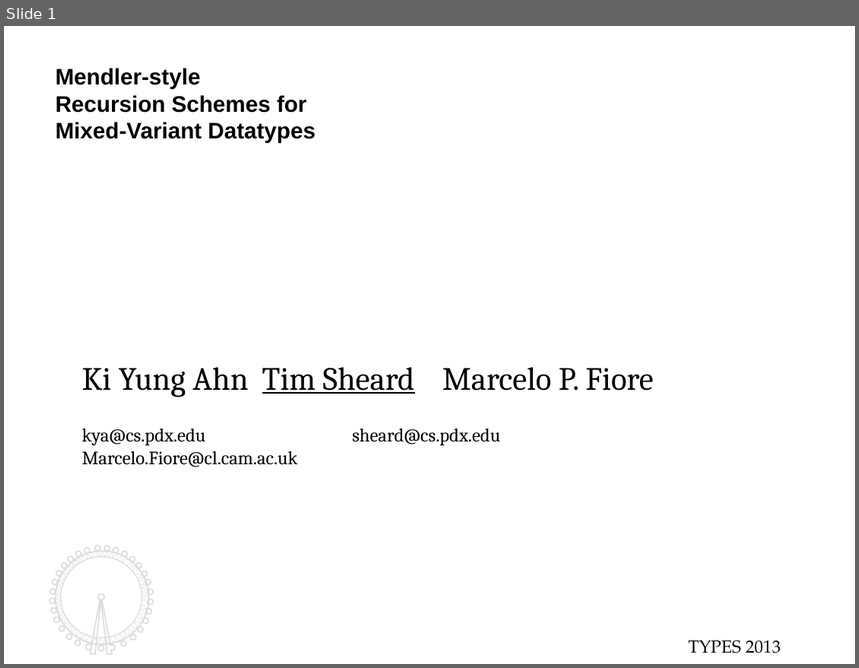
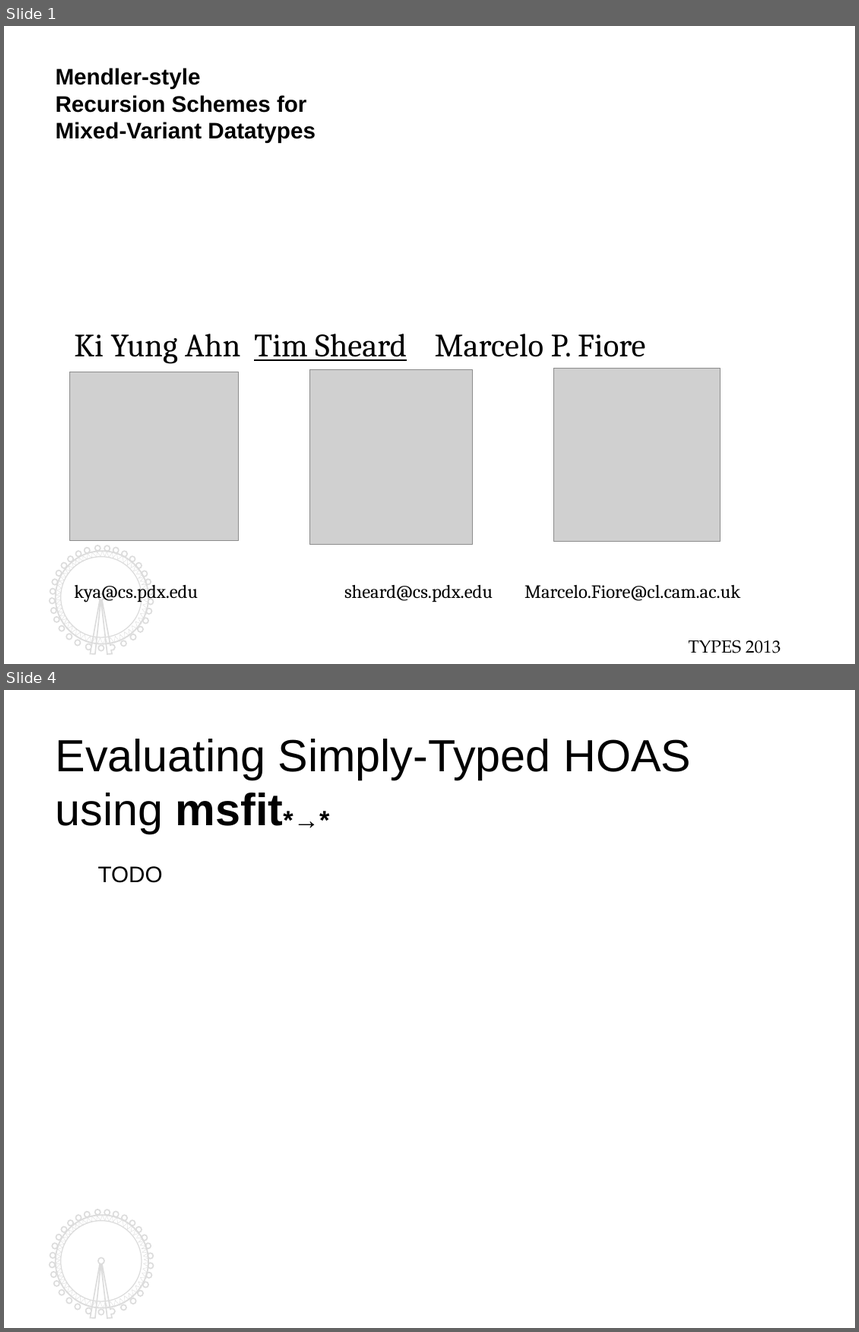
Before and after one commit to kyagrd/nax, a slide deck: trunk/draft/TYPES13/ppt/myslide.odp. Shown one above the other, each under a label of ours: slide 1 before the commit, slides 1 and 4 after it; the slides between them are not shown. The pictures are 859x668 and 859x1332 pixels, drawn with LibreOffice and Linux fonts; fonts in the diff are those of the drawing; grey boxes stand for pictures. Boxes give left, top, right and bottom in pixels: in the first picture for what was removed or moved away, otherwise in the second. Text is boxed around its words. In the diff, an @@ line names an element or a change of style, - is before the commit and + after.

```diff
--- a/trunk/draft/TYPES13/ppt/myslide.odp
+++ b/trunk/draft/TYPES13/ppt/myslide.odp
@@ slide 4 added at (x1=4, y1=690, x2=855, y2=1328), background #FFFFFF; not listed: 4 template elements that a slide beside it also shows @@
@@ text added at (x1=56, y1=739, x2=691, y2=834), 36 pt, text #000000 @@
+Evaluating Simply-Typed HOAS
+using msfit*→*
@@ text added at (x1=98, y1=866, x2=163, y2=883), 18 pt, text #000000 @@
+TODO
@@ slide 1 changed as well @@
@@ text "Ki Yung Ahn Tim Sheard ..." rewrapped from (x1=82, y1=367, x2=653, y2=468) to (x1=74, y1=334, x2=740, y2=603) @@
@@ picture added at (x1=70, y1=373, x2=238, y2=541) @@
@@ picture added at (x1=310, y1=370, x2=473, y2=544) @@
@@ picture added at (x1=554, y1=369, x2=721, y2=542) @@
@@ outline redrawn in 3 elements at (x1=49, y1=547, x2=153, y2=655), (x1=56, y1=552, x2=149, y2=645), (x1=56, y1=552, x2=148, y2=645) @@
```
Also in this commit, not shown: 4 other slides added, 1 slide removed, 5 other files.
